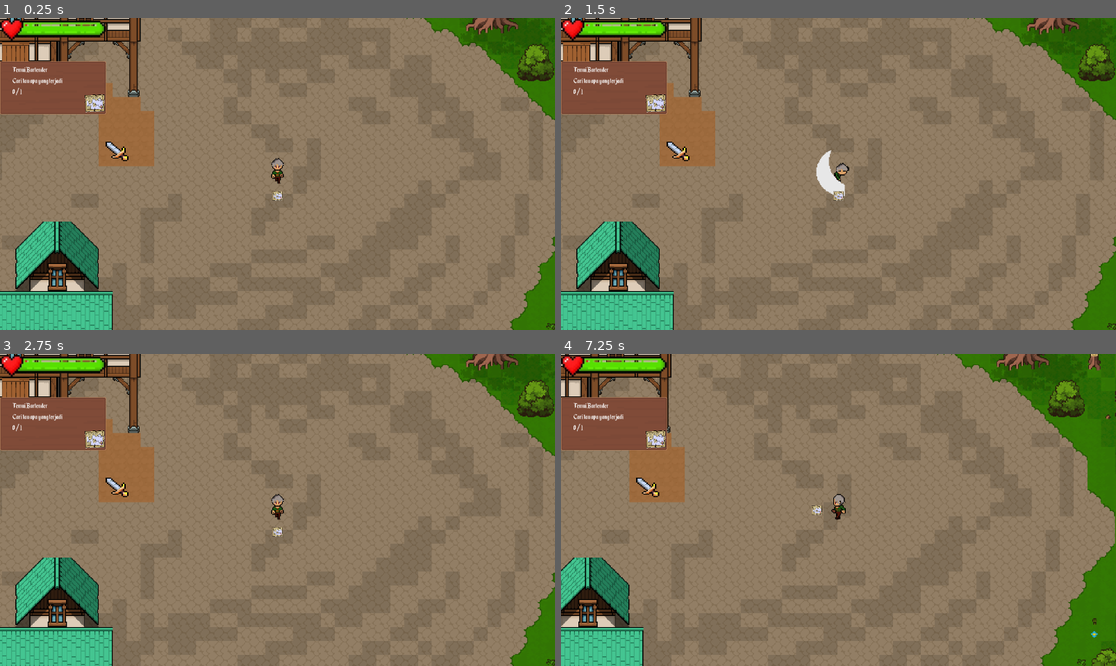
Above: before the commit, frames 1-4 (two rows, left to right).
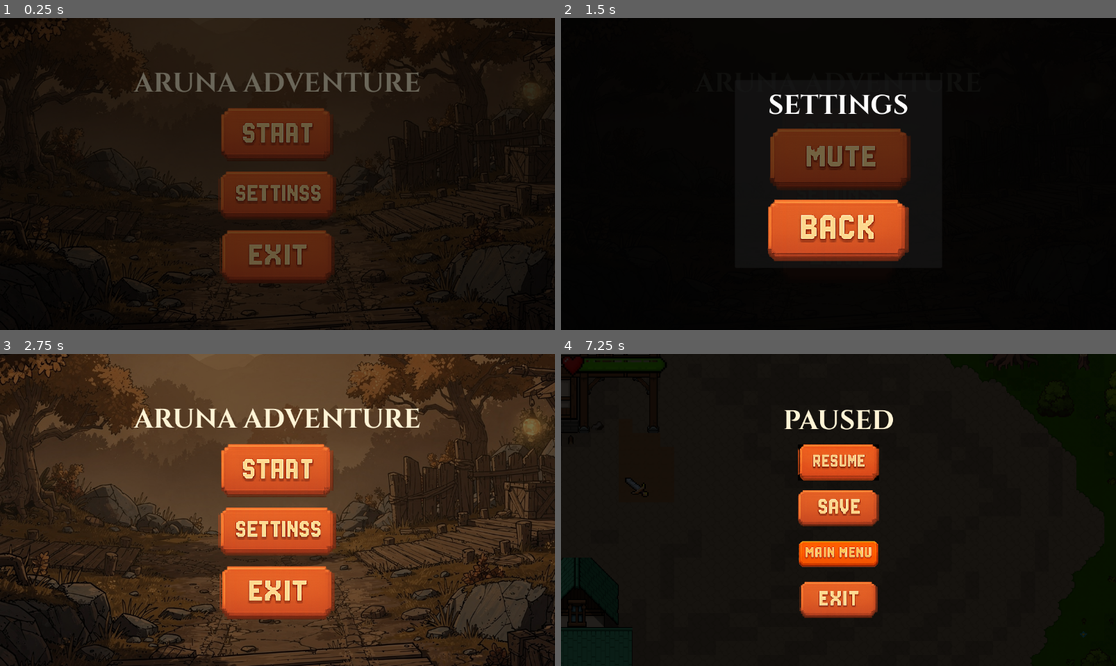
Above: after the commit, the same moments.

Repository: Wannx98/Ojan-Project
Game: Godot game, scene res://Scene/MainMenu.tscn
The game is run twice, just before and just after one commit, with the same random seed, the same clock (stepped at 60 frames per second) and the same inputs. Before the commit the project starts from res://MAIN/main_scene.tscn.
Inputs (mouse positions are in pixels of both pictures, inside the frame that each line leads up to):
- Up to frame 1 (0.25 s): no input
- Up to frame 2 (1.5 s): click (838, 195) at 0.52 s; click (838, 158) at 1.27 s
- Up to frame 3 (2.75 s): click (277, 566) at 2.02 s
- Up to frame 4 (7.25 s): click (838, 469) at 2.77 s; tap Enter (ui_accept) at 3.5, 3.77, 6.77 s; move the mouse to (960, 494) at 3.52 s; hold Right (ui_right) 3.53-4.25 s; click (960, 494) at 3.6 s; drag from (727, 525) to (860, 510) at 4.27 s; move the mouse to (894, 441) at 5.02 s; hold Right (ui_right) 5.03-5.75 s; hold Space (next_dialog) 5.03-5.75 s; click (894, 441) at 5.17 s; drag from (810, 572) to (622, 488) at 5.77 s; move the mouse to (1005, 556) at 6.52 s; hold Left (ui_left) from 6.53 s (still down); click (1005, 556) at 6.6 s; tap Escape (ui_cancel) at 7.15 s

The runs differ from the first frame. In frame 1, 99% of the frame differs, in the area x 0-100%, y 0-100%; in frame 2, 99%; in frame 3, 99%; in frame 4, 99%.

Commit message:
Main Menu
Main menu & save position

Diff:
--- a/DialogUI/dialog_ui.gd
+++ b/DialogUI/dialog_ui.gd
@@ -1,7 +1,7 @@
 extends CanvasLayer
 class_name DialogUI
 
-@onready var dialog_label = $Panel/Label
+@onready var dialog_label = $Panel2/Label
 @export var typing_speed := 0.03
 
 var lines := []
--- a/MAIN/main_scene.tscn
+++ b/MAIN/main_scene.tscn
@@ -9,11 +9,29 @@
 [ext_resource type="Texture2D" uid="uid://c815rijn0qwvn" path="res://Assets/HP full.png" id="7_freo0"]
 [ext_resource type="PackedScene" uid="uid://b424va6ioofdl" path="res://QuestSystem/quest_manager.tscn" id="8_pe2j2"]
 [ext_resource type="PackedScene" uid="uid://bc1u4e6rs4ghk" path="res://Inventory/InventoryUI/inventory_scene.tscn" id="9_p233f"]
+[ext_resource type="Script" uid="uid://divhggysgshcu" path="res://Script/PauseMenu.gd" id="10_lee0j"]
+[ext_resource type="FontFile" uid="uid://cj5t8f7o5b4j2" path="res://Assets/Font/Cinzel Bold/Cinzel Bold.ttf" id="11_y14mg"]
+[ext_resource type="Texture2D" uid="uid://bgjunpyeo882w" path="res://Assets/UI/Button/resumeui (1).png" id="12_r76bv"]
+[ext_resource type="Texture2D" uid="uid://cuxfwb61je5r2" path="res://Assets/UI/Button/SAVE.png" id="13_freo0"]
+[ext_resource type="Texture2D" uid="uid://ceemohc5fos2w" path="res://Assets/UI/Button/EXIT.png" id="13_y14mg"]
+[ext_resource type="Texture2D" uid="uid://xyatvv5h8lf8" path="res://Assets/UI/Button/mainmenu.png" id="14_y14mg"]
 
 [sub_resource type="Resource" id="Resource_1d8q1"]
 script = ExtResource("5_r76bv")
 movement_speed = 150.0
 metadata/_custom_type_script = "uid://0ei53s1glvpa"
+
+[sub_resource type="AtlasTexture" id="AtlasTexture_freo0"]
+atlas = ExtResource("12_r76bv")
+
+[sub_resource type="AtlasTexture" id="AtlasTexture_p233f"]
+atlas = ExtResource("13_freo0")
+
+[sub_resource type="AtlasTexture" id="AtlasTexture_yyuoa"]
+atlas = ExtResource("14_y14mg")
+
+[sub_resource type="AtlasTexture" id="AtlasTexture_pe2j2"]
+atlas = ExtResource("13_y14mg")
 
 [sub_resource type="Animation" id="Animation_lee88"]
 resource_name = "Fade in"
@@ -34,6 +52,15 @@
 layer = 4
 
 [node name="DialogUI" parent="." unique_id=1651381977 instance=ExtResource("3_cv8nh")]
+
+[node name="Panel2" type="Panel" parent="DialogUI" unique_id=107125384]
+offset_right = 40.0
+offset_bottom = 40.0
+
+[node name="Label" type="Label" parent="DialogUI/Panel2" unique_id=2110240339]
+layout_mode = 0
+offset_right = 40.0
+offset_bottom = 23.0
 
 [node name="PlayerMC" parent="." unique_id=1106927008 instance=ExtResource("4_yyuoa")]
 position = Vector2(169, 15)
@@ -72,6 +99,91 @@
 visible = false
 metadata/_edit_lock_ = true
 
+[node name="PauseMenu" type="Control" parent="CanvasLayer" unique_id=1517292456]
+process_mode = 3
+visible = false
+layout_mode = 3
+anchors_preset = 15
+anchor_right = 1.0
+anchor_bottom = 1.0
+grow_horizontal = 2
+grow_vertical = 2
+script = ExtResource("10_lee0j")
+
+[node name="DarkBackground" type="ColorRect" parent="CanvasLayer/PauseMenu" unique_id=371131324]
+layout_mode = 1
+anchors_preset = 15
+anchor_right = 1.0
+anchor_bottom = 1.0
+grow_horizontal = 2
+grow_vertical = 2
+mouse_filter = 2
+color = Color(0, 0, 0, 0.8)
+
+[node name="CenterContainer" type="CenterContainer" parent="CanvasLayer/PauseMenu" unique_id=1847153698]
+layout_mode = 1
+anchors_preset = 15
+anchor_right = 1.0
+anchor_bottom = 1.0
+grow_horizontal = 2
+grow_vertical = 2
+
+[node name="Panel" type="Panel" parent="CanvasLayer/PauseMenu/CenterContainer" unique_id=400260118]
+layout_mode = 2
+
+[node name="VBoxContainer" type="VBoxContainer" parent="CanvasLayer/PauseMenu/CenterContainer/Panel" unique_id=560908802]
+layout_mode = 1
+anchors_preset = 15
+anchor_right = 1.0
+anchor_bottom = 1.0
+offset_left = -981.0
+offset_top = -1002.5
+offset_right = 981.0
+offset_bottom = 1002.5
+grow_horizontal = 2
+grow_vertical = 2
+pivot_offset = Vector2(25, 25)
+pivot_offset_ratio = Vector2(-25, -25)
+theme_override_constants/separation = 20
+alignment = 1
+
+[node name="PauseTitle" type="Label" parent="CanvasLayer/PauseMenu/CenterContainer/Panel/VBoxContainer" unique_id=1524221408]
+layout_mode = 2
+theme_override_colors/font_color = Color(1, 0.95686275, 0.8392157, 1)
+theme_override_fonts/font = ExtResource("11_y14mg")
+theme_override_font_sizes/font_size = 56
+text = "PAUSED"
+horizontal_alignment = 1
+vertical_alignment = 1
+
+[node name="ResumeButton" type="TextureButton" parent="CanvasLayer/PauseMenu/CenterContainer/Panel/VBoxContainer" unique_id=1743821135]
+custom_minimum_size = Vector2(220, 75)
+layout_mode = 2
+texture_normal = SubResource("AtlasTexture_freo0")
+ignore_texture_size = true
+stretch_mode = 5
+
+[node name="SaveButton" type="TextureButton" parent="CanvasLayer/PauseMenu/CenterContainer/Panel/VBoxContainer" unique_id=572694645]
+custom_minimum_size = Vector2(220, 75)
+layout_mode = 2
+texture_normal = SubResource("AtlasTexture_p233f")
+ignore_texture_size = true
+stretch_mode = 5
+
+[node name="MainMenuButton" type="TextureButton" parent="CanvasLayer/PauseMenu/CenterContainer/Panel/VBoxContainer" unique_id=1119396818]
+custom_minimum_size = Vector2(220, 75)
+layout_mode = 2
+texture_normal = SubResource("AtlasTexture_yyuoa")
+ignore_texture_size = true
+stretch_mode = 5
+
+[node name="QuitButton" type="TextureButton" parent="CanvasLayer/PauseMenu/CenterContainer/Panel/VBoxContainer" unique_id=383731825]
+custom_minimum_size = Vector2(220, 75)
+layout_mode = 2
+texture_normal = SubResource("AtlasTexture_pe2j2")
+ignore_texture_size = true
+stretch_mode = 5
+
 [node name="Screen Transision" type="Node" parent="." unique_id=1872146248]
 
 [node name="ColorRect" type="ColorRect" parent="Screen Transision" unique_id=1356934057]
--- /dev/null
+++ b/Scene/MainMenu.tscn
@@ -0,0 +1,188 @@
+[gd_scene format=3 uid="uid://cu1caebi6tgan"]
+
+[ext_resource type="Script" uid="uid://chdkfkx81rlnq" path="res://Script/MainMenu.gd" id="1_rrxvj"]
+[ext_resource type="AudioStream" uid="uid://fp5q6pduy3e5" path="res://Assets/Audio/menu_bgm.mp3" id="2_c6fb4"]
+[ext_resource type="Texture2D" uid="uid://fikiuapd5vhy" path="res://Assets/Background/qqPcRvRGyA6YYSWuYZUNW.jpg" id="2_qf8tx"]
+[ext_resource type="AudioStream" uid="uid://sxw8cb6naq78" path="res://Assets/Audio/Click.mp3" id="3_6o0c3"]
+[ext_resource type="Texture2D" uid="uid://berlo0vmwf8nq" path="res://Assets/UI/Button/START_2.png" id="3_o3nbu"]
+[ext_resource type="FontFile" uid="uid://cj5t8f7o5b4j2" path="res://Assets/Font/Cinzel Bold/Cinzel Bold.ttf" id="3_qf8tx"]
+[ext_resource type="Texture2D" uid="uid://b48bjg5lqa3xr" path="res://Assets/UI/Button/SETTINGSS.png" id="4_6nqpc"]
+[ext_resource type="Texture2D" uid="uid://ceemohc5fos2w" path="res://Assets/UI/Button/EXIT.png" id="5_qf8tx"]
+[ext_resource type="Texture2D" uid="uid://bwmmyr3ji11k2" path="res://Assets/UI/Button/CONTINUE.png" id="5_x2pvq"]
+[ext_resource type="Texture2D" uid="uid://bps1yf8ac7ft1" path="res://Assets/UI/Button/MUTE.png" id="7_vbdn0"]
+[ext_resource type="Texture2D" uid="uid://b4qnr8sepjvq1" path="res://Assets/UI/Button/BACK.png" id="8_vbdn0"]
+
+[sub_resource type="AtlasTexture" id="AtlasTexture_v3p41"]
+atlas = ExtResource("3_o3nbu")
+
+[sub_resource type="AtlasTexture" id="AtlasTexture_55g6a"]
+atlas = ExtResource("5_x2pvq")
+
+[sub_resource type="AtlasTexture" id="AtlasTexture_v5kgo"]
+atlas = ExtResource("4_6nqpc")
+
+[sub_resource type="AtlasTexture" id="AtlasTexture_vbdn0"]
+atlas = ExtResource("5_qf8tx")
+
+[sub_resource type="AtlasTexture" id="AtlasTexture_du3yi"]
+atlas = ExtResource("7_vbdn0")
+
+[sub_resource type="AtlasTexture" id="AtlasTexture_x2pvq"]
+atlas = ExtResource("8_vbdn0")
+
+[node name="MainMenu" type="Control" unique_id=1388823252]
+layout_mode = 3
+anchors_preset = 15
+anchor_right = 1.0
+anchor_bottom = 1.0
+grow_horizontal = 2
+grow_vertical = 2
+script = ExtResource("1_rrxvj")
+
+[node name="BackgroundImage" type="TextureRect" parent="." unique_id=287225289]
+layout_mode = 1
+anchors_preset = 15
+anchor_right = 1.0
+anchor_bottom = 1.0
+grow_horizontal = 2
+grow_vertical = 2
+texture = ExtResource("2_qf8tx")
+stretch_mode = 6
+
+[node name="ColorRect" type="ColorRect" parent="." unique_id=393570283]
+layout_mode = 1
+anchors_preset = 15
+anchor_right = 1.0
+anchor_bottom = 1.0
+grow_horizontal = 2
+grow_vertical = 2
+color = Color(0, 0, 0, 0.53333336)
+
+[node name="CenterContainer" type="CenterContainer" parent="ColorRect" unique_id=590364700]
+layout_mode = 1
+anchors_preset = 15
+anchor_right = 1.0
+anchor_bottom = 1.0
+grow_horizontal = 2
+grow_vertical = 2
+
+[node name="VBoxContainer" type="VBoxContainer" parent="ColorRect/CenterContainer" unique_id=1900154246]
+layout_mode = 2
+theme_override_constants/separation = 22
+
+[node name="TitleLabel" type="Label" parent="ColorRect/CenterContainer/VBoxContainer" unique_id=681071597]
+layout_mode = 2
+theme_override_colors/font_color = Color(1, 0.95686275, 0.8392157, 1)
+theme_override_fonts/font = ExtResource("3_qf8tx")
+theme_override_font_sizes/font_size = 56
+text = "ARUNA ADVENTURE"
+horizontal_alignment = 1
+vertical_alignment = 1
+
+[node name="StartButton" type="TextureButton" parent="ColorRect/CenterContainer/VBoxContainer" unique_id=1778553477]
+custom_minimum_size = Vector2(300, 110)
+layout_mode = 2
+texture_normal = SubResource("AtlasTexture_v3p41")
+ignore_texture_size = true
+stretch_mode = 5
+
+[node name="ContinueButton" type="TextureButton" parent="ColorRect/CenterContainer/VBoxContainer" unique_id=3009520]
+custom_minimum_size = Vector2(300, 100)
+layout_mode = 2
+texture_normal = SubResource("AtlasTexture_55g6a")
+stretch_mode = 5
+
+[node name="SettingButton" type="TextureButton" parent="ColorRect/CenterContainer/VBoxContainer" unique_id=1116547115]
+custom_minimum_size = Vector2(380, 100)
+layout_mode = 2
+texture_normal = SubResource("AtlasTexture_v5kgo")
+ignore_texture_size = true
+stretch_mode = 5
+
+[node name="QuitButton" type="TextureButton" parent="ColorRect/CenterContainer/VBoxContainer" unique_id=69689041]
+custom_minimum_size = Vector2(300, 110)
+layout_mode = 2
+texture_normal = SubResource("AtlasTexture_vbdn0")
+ignore_texture_size = true
+stretch_mode = 5
+
+[node name="SettingPanel" type="Panel" parent="." unique_id=238413906]
+visible = false
+layout_mode = 1
+anchors_preset = 15
+anchor_right = 1.0
+anchor_bottom = 1.0
+grow_horizontal = 2
+grow_vertical = 2
+
+[node name="SettingBackground" type="ColorRect" parent="SettingPanel" unique_id=897478486]
+layout_mode = 1
+anchors_preset = 15
+anchor_right = 1.0
+anchor_bottom = 1.0
+grow_horizontal = 2
+grow_vertical = 2
+color = Color(0, 0, 0, 0.8666667)
+
+[node name="CenterContainer" type="CenterContainer" parent="SettingPanel" unique_id=1375954197]
+layout_mode = 1
+anchors_preset = 15
+anchor_right = 1.0
+anchor_bottom = 1.0
+grow_horizontal = 2
+grow_vertical = 2
+
+[node name="Panel" type="Panel" parent="SettingPanel/CenterContainer" unique_id=2015743750]
+custom_minimum_size = Vector2(430, 390)
+layout_mode = 2
+
+[node name="SettingBox" type="VBoxContainer" parent="SettingPanel/CenterContainer/Panel" unique_id=1973106900]
+custom_minimum_size = Vector2(300, 160)
+layout_mode = 1
+anchors_preset = 15
+anchor_right = 1.0
+anchor_bottom = 1.0
+grow_horizontal = 2
+grow_vertical = 2
+pivot_offset = Vector2(35, 25)
+pivot_offset_ratio = Vector2(-35, -25)
+theme_override_constants/separation = 22
+alignment = 1
+
+[node name="SettingTitle" type="Label" parent="SettingPanel/CenterContainer/Panel/SettingBox" unique_id=1270098706]
+custom_minimum_size = Vector2(70, 0)
+layout_mode = 2
+theme_override_fonts/font = ExtResource("3_qf8tx")
+theme_override_font_sizes/font_size = 56
+text = "SETTINGS"
+horizontal_alignment = 1
+vertical_alignment = 1
+
+[node name="MusicButton" type="TextureButton" parent="SettingPanel/CenterContainer/Panel/SettingBox" unique_id=1856711322]
+custom_minimum_size = Vector2(300, 100)
+layout_mode = 2
+texture_normal = SubResource("AtlasTexture_du3yi")
+stretch_mode = 5
+
+[node name="BackButton" type="TextureButton" parent="SettingPanel/CenterContainer/Panel/SettingBox" unique_id=2009146324]
+custom_minimum_size = Vector2(300, 100)
+layout_mode = 2
+texture_normal = SubResource("AtlasTexture_x2pvq")
+stretch_mode = 5
+
+[node name="BGM" type="AudioStreamPlayer" parent="." unique_id=745337343]
+stream = ExtResource("2_c6fb4")
+autoplay = true
+
+[node name="FadeRect" type="ColorRect" parent="." unique_id=398413562]
+layout_mode = 1
+anchors_preset = 15
+anchor_right = 1.0
+anchor_bottom = 1.0
+grow_horizontal = 2
+grow_vertical = 2
+mouse_filter = 2
+color = Color(0, 0, 0, 1)
+
+[node name="ClickSFX" type="AudioStreamPlayer" parent="." unique_id=1828769599]
+stream = ExtResource("3_6o0c3")
--- a/Scene/Map/Generate Cave System/CaveMap.tscn
+++ b/Scene/Map/Generate Cave System/CaveMap.tscn
@@ -9,6 +9,15 @@
 texture = ExtResource("2_7phwa")
 1:2/0 = 0
 14:7/0 = 0
+1:8/0 = 0
+1:7/0 = 0
+0:6/0 = 0
+1:6/0 = 0
+2:6/0 = 0
+3:7/0 = 0
+4:7/0 = 0
+5:7/0 = 0
+6:7/0 = 0
 
 [sub_resource type="TileSetAtlasSource" id="TileSetAtlasSource_vfm0l"]
 texture = ExtResource("3_ebdry")
@@ -24,10 +33,10 @@
 sources/0 = SubResource("TileSetAtlasSource_gsjts")
 sources/1 = SubResource("TileSetAtlasSource_vfm0l")
 
-[node name="CaveMap" type="Node2D" unique_id=2146544743]
+[node name="CaveMap" type="Node2D"]
 script = ExtResource("1_pcja3")
 
-[node name="TileMap" type="TileMap" parent="." unique_id=829115823]
+[node name="TileMap" type="TileMap" parent="."]
 tile_set = SubResource("TileSet_2bl8x")
 format = 2
 script = ExtResource("2_on33b")
--- /dev/null
+++ b/Script/MainMenu.gd
@@ -0,0 +1,151 @@
+extends Control
+
+@onready var start_button: BaseButton = $ColorRect/CenterContainer/VBoxContainer/StartButton
+@onready var continue_button: BaseButton = $ColorRect/CenterContainer/VBoxContainer/ContinueButton
+@onready var setting_button: BaseButton = $ColorRect/CenterContainer/VBoxContainer/SettingButton
+@onready var quit_button: BaseButton = $ColorRect/CenterContainer/VBoxContainer/QuitButton
+
+@onready var setting_panel: Control = $SettingPanel
+@onready var music_button: BaseButton = $SettingPanel/CenterContainer/Panel/SettingBox/MusicButton
+@onready var back_button: BaseButton = $SettingPanel/CenterContainer/Panel/SettingBox/BackButton
+
+@onready var bgm: AudioStreamPlayer = $BGM
+@onready var click_sfx: AudioStreamPlayer = $ClickSFX
+@onready var fade_rect: ColorRect = $FadeRect
+
+var music_on := true
+
+
+func _ready() -> void:
+	Input.set_mouse_mode(Input.MOUSE_MODE_VISIBLE)
+
+	setting_panel.visible = false
+	continue_button.visible = SaveManager.has_save()
+
+	fade_rect.mouse_filter = Control.MOUSE_FILTER_IGNORE
+	fade_rect.modulate.a = 1.0
+
+	var fade_in := create_tween()
+	fade_in.tween_property(fade_rect, "modulate:a", 0.0, 0.6)
+
+	start_button.pressed.connect(_on_start_pressed)
+	continue_button.pressed.connect(_on_continue_pressed)
+	setting_button.pressed.connect(_on_setting_pressed)
+	quit_button.pressed.connect(_on_quit_pressed)
+
+	music_button.pressed.connect(_on_music_pressed)
+	back_button.pressed.connect(_on_back_pressed)
+
+	await get_tree().process_frame
+
+	_setup_button_effect(start_button)
+	_setup_button_effect(continue_button)
+	_setup_button_effect(setting_button)
+	_setup_button_effect(quit_button)
+	_setup_button_effect(music_button)
+	_setup_button_effect(back_button)
+
+	_update_music_button_color()
+
+
+func _on_start_pressed() -> void:
+	_play_click()
+
+	_disable_main_buttons()
+
+	var fade_out := create_tween()
+	fade_out.tween_property(fade_rect, "modulate:a", 1.0, 0.5)
+	await fade_out.finished
+
+	get_tree().change_scene_to_file("res://MAIN/main_scene.tscn")
+
+
+func _on_continue_pressed() -> void:
+	_play_click()
+
+	_disable_main_buttons()
+
+	var fade_out := create_tween()
+	fade_out.tween_property(fade_rect, "modulate:a", 1.0, 0.5)
+	await fade_out.finished
+
+	SaveManager.load_game()
+
+
+func _on_setting_pressed() -> void:
+	_play_click()
+	setting_panel.visible = true
+
+
+func _on_quit_pressed() -> void:
+	_play_click()
+	await get_tree().create_timer(0.15).timeout
+	get_tree().quit()
+
+
+func _on_music_pressed() -> void:
+	_play_click()
+
+	music_on = !music_on
+	bgm.stream_paused = !music_on
+
+	_update_music_button_color()
+
+
+func _on_back_pressed() -> void:
+	_play_click()
+	setting_panel.visible = false
+
+
+func _unhandled_input(event: InputEvent) -> void:
+	if event.is_action_pressed("ui_cancel"):
+		if setting_panel.visible:
+			setting_panel.visible = false
+
+
+func _disable_main_buttons() -> void:
+	start_button.disabled = true
+	continue_button.disabled = true
+	setting_button.disabled = true
+	quit_button.disabled = true
+
+
+func _update_music_button_color() -> void:
+	if music_on:
+		music_button.modulate = Color(1, 1, 1, 1)
+	else:
+		music_button.modulate = Color(0.45, 0.45, 0.45, 1)
+
+
+func _play_click() -> void:
+	if click_sfx:
+		click_sfx.play()
+
+
+func _setup_button_effect(button: BaseButton) -> void:
+	button.pivot_offset = button.size / 2
+
+	button.mouse_entered.connect(_on_button_hover.bind(button))
+	button.mouse_exited.connect(_on_button_exit.bind(button))
+	button.button_down.connect(_on_button_down.bind(button))
+	button.button_up.connect(_on_button_up.bind(button))
+
+
+func _on_button_hover(button: BaseButton) -> void:
+	var tween := create_tween()
+	tween.tween_property(button, "scale", Vector2(1.05, 1.05), 0.10)
+
+
+func _on_button_exit(button: BaseButton) -> void:
+	var tween := create_tween()
+	tween.tween_property(button, "scale", Vector2(1.0, 1.0), 0.10)
+
+
+func _on_button_down(button: BaseButton) -> void:
+	var tween := create_tween()
+	tween.tween_property(button, "scale", Vector2(1.10, 1.10), 0.07)
+
+
+func _on_button_up(button: BaseButton) -> void:
+	var tween := create_tween()
+	tween.tween_property(button, "scale", Vector2(1.05, 1.05), 0.07)
--- /dev/null
+++ b/Script/PauseMenu.gd
@@ -0,0 +1,153 @@
+extends Control
+
+@onready var dark_background: ColorRect = $DarkBackground
+
+@onready var resume_button: BaseButton = $CenterContainer/Panel/VBoxContainer/ResumeButton
+@onready var save_button: BaseButton = $CenterContainer/Panel/VBoxContainer/SaveButton
+@onready var main_menu_button: BaseButton = $CenterContainer/Panel/VBoxContainer/MainMenuButton
+@onready var quit_button: BaseButton = $CenterContainer/Panel/VBoxContainer/QuitButton
+
+var is_paused := false
+
+
+func _ready() -> void:
+	process_mode = Node.PROCESS_MODE_ALWAYS
+	visible = false
+
+	_setup_pause_background()
+	_setup_buttons()
+	_connect_buttons()
+
+
+func _setup_pause_background() -> void:
+	dark_background.mouse_filter = Control.MOUSE_FILTER_IGNORE
+	dark_background.color = Color(0, 0, 0, 0.85)
+
+
+func _setup_buttons() -> void:
+	var buttons := [
+		resume_button,
+		save_button,
+		main_menu_button,
+		quit_button
+	]
+
+	for button in buttons:
+		button.process_mode = Node.PROCESS_MODE_ALWAYS
+		button.custom_minimum_size = Vector2(240, 75)
+		button.size_flags_horizontal = Control.SIZE_SHRINK_CENTER
+		button.size_flags_vertical = Control.SIZE_SHRINK_CENTER
+		_setup_button_effect(button)
+
+
+func _connect_buttons() -> void:
+	resume_button.pressed.connect(_on_resume_pressed)
+	save_button.pressed.connect(_on_save_pressed)
+	main_menu_button.pressed.connect(_on_main_menu_pressed)
+	quit_button.pressed.connect(_on_quit_pressed)
+
+
+func _unhandled_input(event: InputEvent) -> void:
+	if event.is_action_pressed("ui_cancel"):
+		toggle_pause()
+
+
+func toggle_pause() -> void:
+	is_paused = !is_paused
+	get_tree().paused = is_paused
+	visible = is_paused
+
+	_set_quest_ui_visible(!is_paused)
+
+	if is_paused:
+		Input.set_mouse_mode(Input.MOUSE_MODE_VISIBLE)
+
+
+func _on_resume_pressed() -> void:
+	_play_button_click_effect(resume_button)
+
+	is_paused = false
+	get_tree().paused = false
+	visible = false
+
+	_set_quest_ui_visible(true)
+
+
+func _on_save_pressed() -> void:
+	_play_button_click_effect(save_button)
+
+	var save_manager := get_node_or_null("/root/SaveManager")
+
+	if save_manager:
+		save_manager.save_game()
+		print("Game berhasil disimpan dari Pause Menu")
+	else:
+		print("Save gagal: SaveManager belum terdaftar di AutoLoad")
+
+
+func _on_main_menu_pressed() -> void:
+	_play_button_click_effect(main_menu_button)
+
+	get_tree().paused = false
+	_set_quest_ui_visible(true)
+
+	get_tree().change_scene_to_file("res://Scene/MainMenu.tscn")
+
+
+func _on_quit_pressed() -> void:
+	_play_button_click_effect(quit_button)
+
+	await get_tree().create_timer(0.15).timeout
+	get_tree().quit()
+
+
+func _set_quest_ui_visible(state: bool) -> void:
+	var current_scene := get_tree().current_scene
+
+	if current_scene == null:
+		return
+
+	var quest_ui := current_scene.get_node_or_null("QuestUI")
+
+	if quest_ui:
+		quest_ui.visible = state
+
+
+func _setup_button_effect(button: BaseButton) -> void:
+	button.pivot_offset = button.size / 2
+
+	button.mouse_entered.connect(_on_button_hover.bind(button))
+	button.mouse_exited.connect(_on_button_exit.bind(button))
+	button.button_down.connect(_on_button_down.bind(button))
+	button.button_up.connect(_on_button_up.bind(button))
+
+
+func _on_button_hover(button: BaseButton) -> void:
+	var tween := create_tween()
+	tween.set_pause_mode(Tween.TWEEN_PAUSE_PROCESS)
+	tween.tween_property(button, "scale", Vector2(1.05, 1.05), 0.10)
+
+
+func _on_button_exit(button: BaseButton) -> void:
+	var tween := create_tween()
+	tween.set_pause_mode(Tween.TWEEN_PAUSE_PROCESS)
+	tween.tween_property(button, "scale", Vector2(1.0, 1.0), 0.10)
+
+
+func _on_button_down(button: BaseButton) -> void:
+	var tween := create_tween()
+	tween.set_pause_mode(Tween.TWEEN_PAUSE_PROCESS)
+	tween.tween_property(button, "scale", Vector2(1.10, 1.10), 0.07)
+
+
+func _on_button_up(button: BaseButton) -> void:
+	var tween := create_tween()
+	tween.set_pause_mode(Tween.TWEEN_PAUSE_PROCESS)
+	tween.tween_property(button, "scale", Vector2(1.05, 1.05), 0.07)
+
+
+func _play_button_click_effect(button: BaseButton) -> void:
+	var tween := create_tween()
+	tween.set_pause_mode(Tween.TWEEN_PAUSE_PROCESS)
+	tween.tween_property(button, "scale", Vector2(1.12, 1.12), 0.06)
+	tween.tween_property(button, "scale", Vector2(1.0, 1.0), 0.08)
--- /dev/null
+++ b/Script/SaveManager.gd
@@ -0,0 +1,92 @@
+extends Node
+
+const SAVE_PATH := "user://savegame.json"
+
+
+func save_game() -> void:
+	var current_scene := get_tree().current_scene
+
+	if current_scene == null:
+		print("Save gagal: current_scene tidak ditemukan")
+		return
+
+	var player := current_scene.get_node_or_null("PlayerMC")
+
+	if player == null:
+		print("Save gagal: PlayerMC tidak ditemukan")
+		return
+
+	var save_data := {
+		"scene_path": current_scene.scene_file_path,
+		"player_position": {
+			"x": player.global_position.x,
+			"y": player.global_position.y
+		}
+	}
+
+	var file := FileAccess.open(SAVE_PATH, FileAccess.WRITE)
+
+	if file == null:
+		print("Save gagal: file tidak bisa dibuat")
+		return
+
+	file.store_string(JSON.stringify(save_data))
+	file.close()
+
+	print("Game berhasil disimpan")
+
+
+func load_game() -> void:
+	if not FileAccess.file_exists(SAVE_PATH):
+		print("Load gagal: file save belum ada")
+		return
+
+	var file := FileAccess.open(SAVE_PATH, FileAccess.READ)
+
+	if file == null:
+		print("Load gagal: file save tidak bisa dibuka")
+		return
+
+	var json_text := file.get_as_text()
+	file.close()
+
+	var json := JSON.new()
+	var result := json.parse(json_text)
+
+	if result != OK:
+		print("Load gagal: data save rusak")
+		return
+
+	var save_data: Dictionary = json.data
+	var scene_path: String = save_data.get("scene_path", "res://Scene/main_scene.tscn")
+
+	get_tree().paused = false
+	get_tree().change_scene_to_file(scene_path)
+
+	await get_tree().process_frame
+	await get_tree().process_frame
+
+	var current_scene := get_tree().current_scene
+
+	if current_scene == null:
+		print("Load gagal: current_scene tidak ditemukan")
+		return
+
+	var player := current_scene.get_node_or_null("PlayerMC")
+
+	if player == null:
+		print("Load posisi gagal: PlayerMC tidak ditemukan")
+		return
+
+	var pos_data: Dictionary = save_data.get("player_position", {})
+
+	var x := float(pos_data.get("x", player.global_position.x))
+	var y := float(pos_data.get("y", player.global_position.y))
+
+	player.global_position = Vector2(x, y)
+
+	print("Game berhasil dimuat")
+
+
+func has_save() -> bool:
+	return FileAccess.file_exists(SAVE_PATH)
--- a/project.godot
+++ b/project.godot
@@ -15,7 +15,7 @@
 [application]
 
 config/name="Gamekudukuntul Map Update Ver. 5,7 1"
-run/main_scene="uid://bv1hcncvk0c25"
+run/main_scene="uid://cu1caebi6tgan"
 config/features=PackedStringArray("4.6", "Forward Plus")
 config/icon="res://icon.svg"
 
@@ -23,8 +23,8 @@
 
 Quest_Manager="*res://QuestSystem/quest_manager.gd"
 Item_database="*res://Inventory/Item_Database/Item_database.gd"
-DialogUi="*res://DialogUI/dialog_ui.gd"
 GenerateCaveSystem="*uid://3mr17xdp63wr"
+SaveManager="*uid://b5sl6drfd88vs"
 
 [global_group]
 
Not shown, added: Assets/Audio/Click.mp3.import
Not shown, added: Assets/Audio/menu_bgm.mp3.import
Binary file added: Assets/Background/MenuBacground.jpg
Not shown, added: Assets/Background/MenuBacground.jpg.import
Binary file added: Assets/Background/qqPcRvRGyA6YYSWuYZUNW.jpg
Not shown, added: Assets/Background/qqPcRvRGyA6YYSWuYZUNW.jpg.import
Binary file added: Assets/Font/Cinzel Bold/Cinzel Bold.ttf
Not shown, added: Assets/Font/Cinzel Bold/Cinzel Bold.ttf.import
Binary file added: Assets/UI/Button/Assets_UI.png
Not shown, added: Assets/UI/Button/Assets_UI.png.import
Binary file added: Assets/UI/Button/BACK.png
Not shown, added: Assets/UI/Button/BACK.png.import
(and 50 more such lines)
